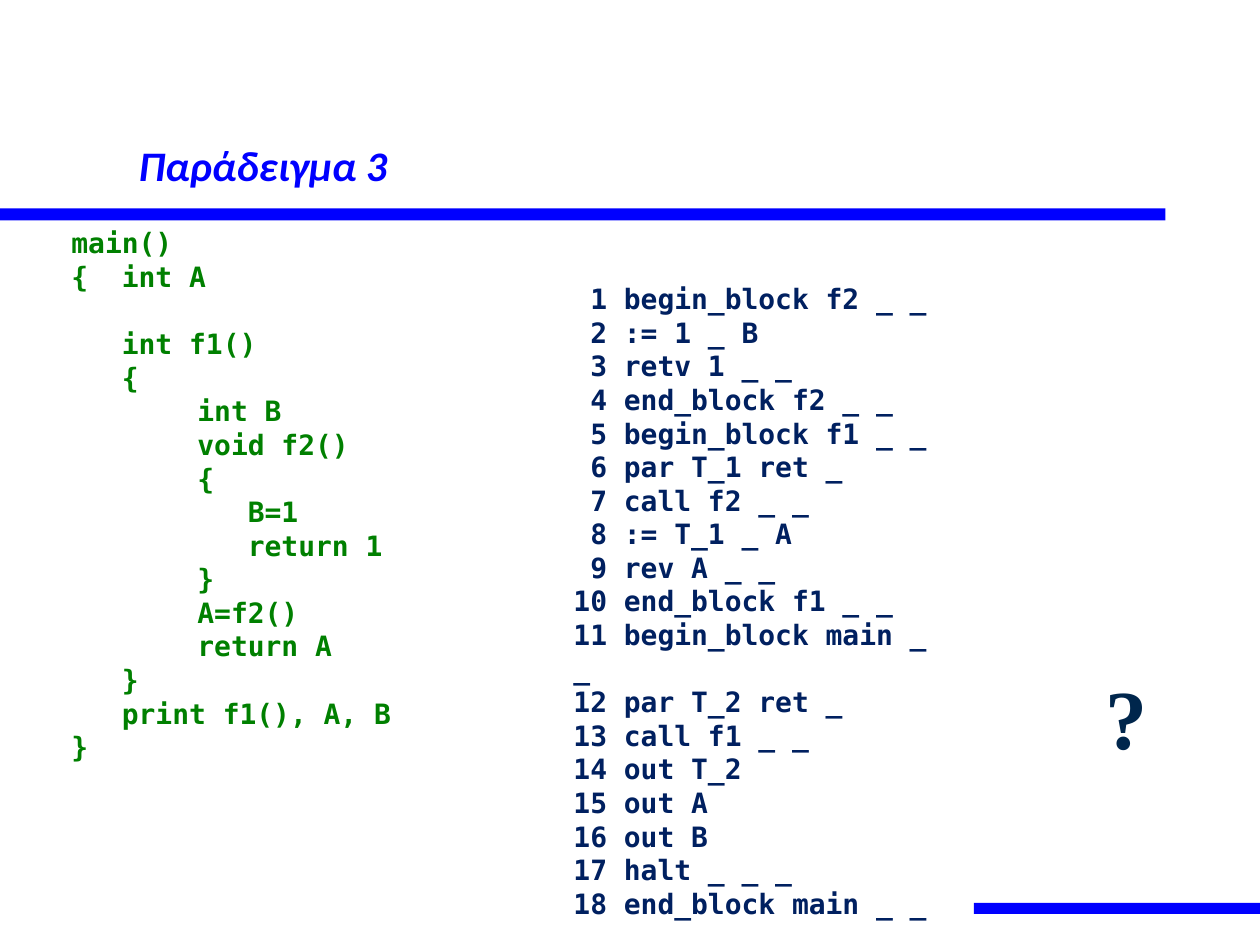
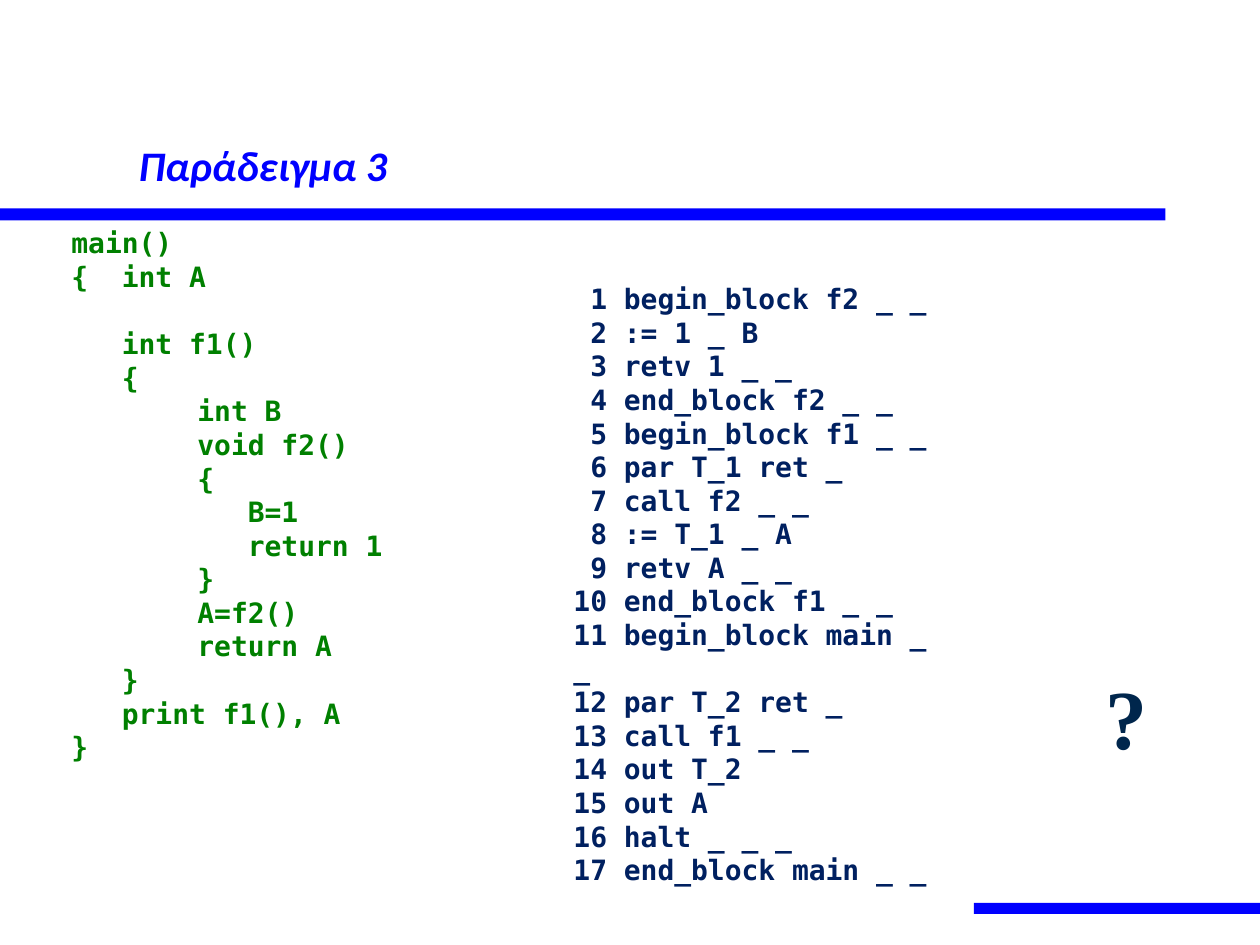
Before and after one commit to ketoglou/mlc, a slide deck: slide 48 of documents/course/Παραδείγματα Τελικού Κώδικα.pptx. Drawn at 1260x945 pixels with LibreOffice and Linux fonts; fonts in the diff are those of the drawing. Boxes give left, top, right and bottom in pixels: in the first picture for what was removed or moved away, otherwise in the second. Text is boxed around its words. In the diff, an @@ line names an element or a change of style, - is before the commit and + after.

```diff
--- a/documents/course/Παραδείγματα Τελικού Κώδικα.pptx
+++ b/documents/course/Παραδείγματα Τελικού Κώδικα.pptx
@@ text at box(590, 557, 725, 579): text changed @@
-9 rev A _ _
+9 retv A _ _
@@ text at box(122, 701, 341, 730): text changed @@
-print f1(), A, B
+print f1(), A
@@ text at box(573, 825, 859, 881): text changed @@
-16 out B
-17 halt _ _ _
-18 end_block main _ _
+16 halt _ _ _
+17 end_block main _ _
```
Also in this commit, not shown: 8 other slides changed, 11 other files.
